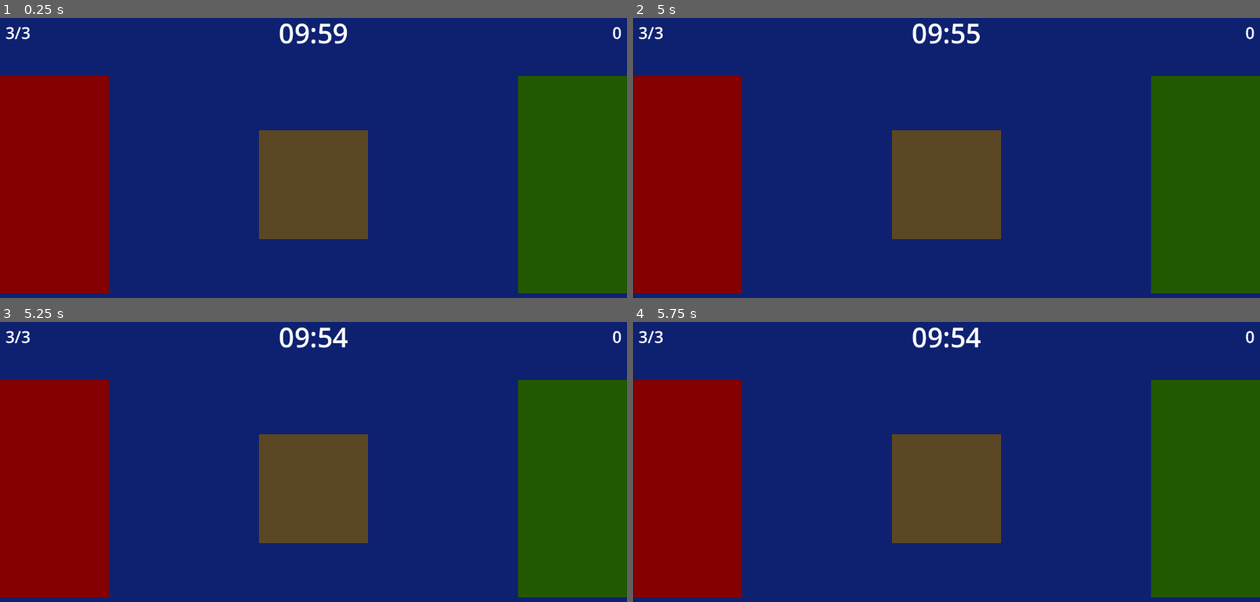
Above: before the commit, frames 1-4 (two rows, left to right).
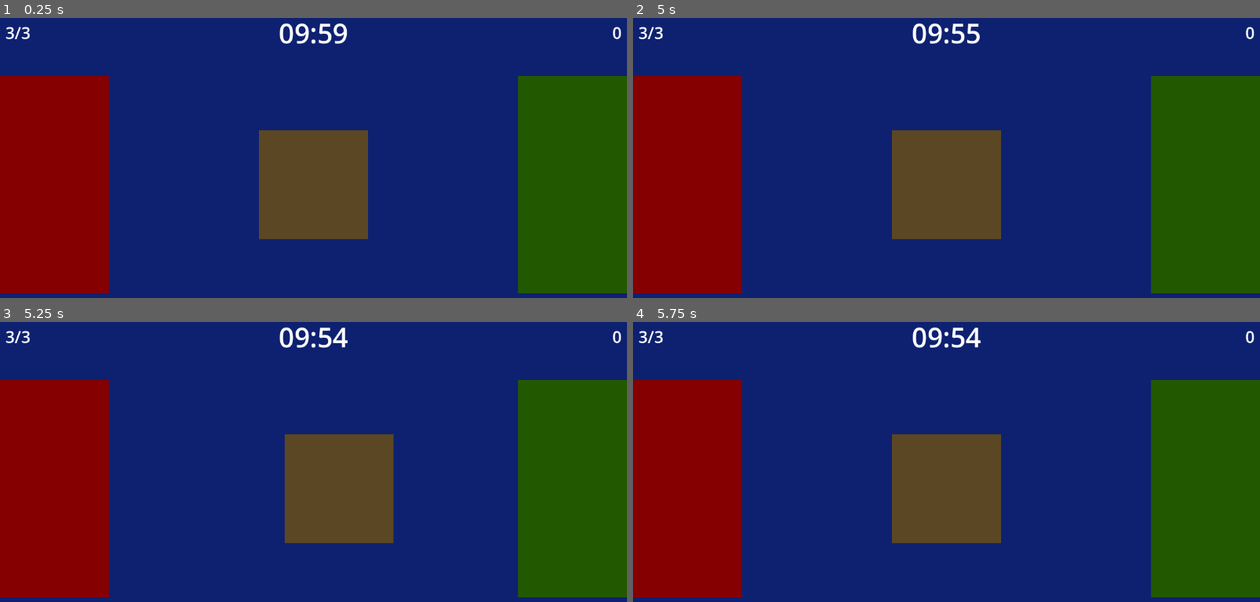
Above: after the commit, the same moments.

Repository: LucyCiara/Surveillance
Game: Godot game, scene res://Scenes/Main.tscn
The game is run twice, just before and just after one commit, with the same random seed, the same clock (stepped at 60 frames per second) and the same inputs.
Inputs (mouse positions are in pixels of both pictures, inside the frame that each line leads up to):
- Up to frame 1 (0.25 s): no input
- Up to frame 2 (5 s): tap Enter at 0.5, 2.75 s; move the mouse to (1084, 166) at 0.52 s; click (1084, 166) at 0.67 s; move the mouse to (821, 202) at 1.27 s; click (821, 202) at 1.42 s; tap Space at 2, 3.5 s; move the mouse to (1009, 107) at 2.02 s; click (1009, 107) at 2.17 s; move the mouse to (915, 256) at 2.77 s; click (915, 256) at 2.92 s; move the mouse to (1134, 236) at 3.52 s; click (1134, 236) at 3.67 s; move the mouse to (758, 132) at 4.27 s; click (758, 132) at 4.42 s
- Up to frame 3 (5.25 s): tap Enter at 5 s; move the mouse to (344, 490) at 5.02 s; click (344, 490) at 5.17 s
- Up to frame 4 (5.75 s): no input

Frames 1-2 are identical in both runs. In frame 3, 3.2% of the frame differs, in the area x 41-63%, y 40-79%; in frame 4, nothing differs.

Commit message:
Draggable File
The file can now follow the mouse pointer when it is clicked, and return to its original position once it no longer is.

Diff:
--- a/Scenes/Main.tscn
+++ b/Scenes/Main.tscn
@@ -1,41 +1,38 @@
 [gd_scene load_steps=5 format=3 uid="uid://v4me2ih06x3a"]
 
 [ext_resource type="Script" uid="uid://db2b6b070xohx" path="res://Scripts/main.gd" id="1_r150o"]
+[ext_resource type="Script" uid="uid://bktpbh2fli52s" path="res://Scripts/file.gd" id="2_idj7w"]
 
 [sub_resource type="CanvasTexture" id="CanvasTexture_8dgms"]
 
 [sub_resource type="CanvasTexture" id="CanvasTexture_fou5q"]
 
-[sub_resource type="GDScript" id="GDScript_r150o"]
-script/source = "extends Sprite2D
-"
-
-[node name="Node2D" type="Node2D"]
+[node name="Main" type="Node2D"]
 script = ExtResource("1_r150o")
 
-[node name="ColorRect" type="ColorRect" parent="."]
+[node name="Background" type="ColorRect" parent="."]
 offset_right = 1152.0
 offset_bottom = 648.0
 color = Color(0.0562999, 0.129616, 0.440686, 1)
 
-[node name="Unsafe" type="Sprite2D" parent="ColorRect"]
+[node name="Unsafe" type="Sprite2D" parent="Background"]
 modulate = Color(0.521569, 0, 0, 1)
 position = Vector2(100, 324)
 scale = Vector2(200, 400)
 texture = SubResource("CanvasTexture_8dgms")
 
-[node name="Safe" type="Sprite2D" parent="ColorRect"]
+[node name="Safe" type="Sprite2D" parent="Background"]
 modulate = Color(0.133103, 0.349804, 0, 1)
 position = Vector2(1052, 324)
 scale = Vector2(200, 400)
 texture = SubResource("CanvasTexture_8dgms")
 
-[node name="File" type="Sprite2D" parent="ColorRect"]
+[node name="File" type="Sprite2D" parent="Background"]
 modulate = Color(0.356327, 0.279221, 0.140679, 1)
 position = Vector2(576, 324)
 scale = Vector2(200, 200)
 texture = SubResource("CanvasTexture_fou5q")
-script = SubResource("GDScript_r150o")
+script = ExtResource("2_idj7w")
 
 [node name="MarginContainer" type="MarginContainer" parent="."]
 offset_right = 1152.0
--- /dev/null
+++ b/Scripts/file.gd
@@ -0,0 +1,19 @@
+extends Sprite2D
+
+
+var selected: bool = false
+var originalPosition = global_position
+
+func _input(event):
+	if event is InputEventMouseButton and event.button_index == MOUSE_BUTTON_LEFT:
+		if event.pressed:
+			if get_rect().has_point(to_local(event.position)):
+				selected = true
+		elif selected:
+			selected = false
+
+func _physics_process(delta: float) -> void:
+	if selected:
+		global_position = lerp(global_position, get_global_mouse_position(), 20*delta)
+	elif not selected and global_position != originalPosition:
+		global_position = lerp(global_position, originalPosition, 20*delta)
--- a/Scripts/main.gd
+++ b/Scripts/main.gd
@@ -12,6 +12,6 @@
 func _ready():
 	$Timer.start()
 
-func _process(_delta):
+func _process(delta):
 	var time = $Timer.time_left
 	timerLabelUpdate(time)
Not shown, added: Scripts/file.gd.uid
